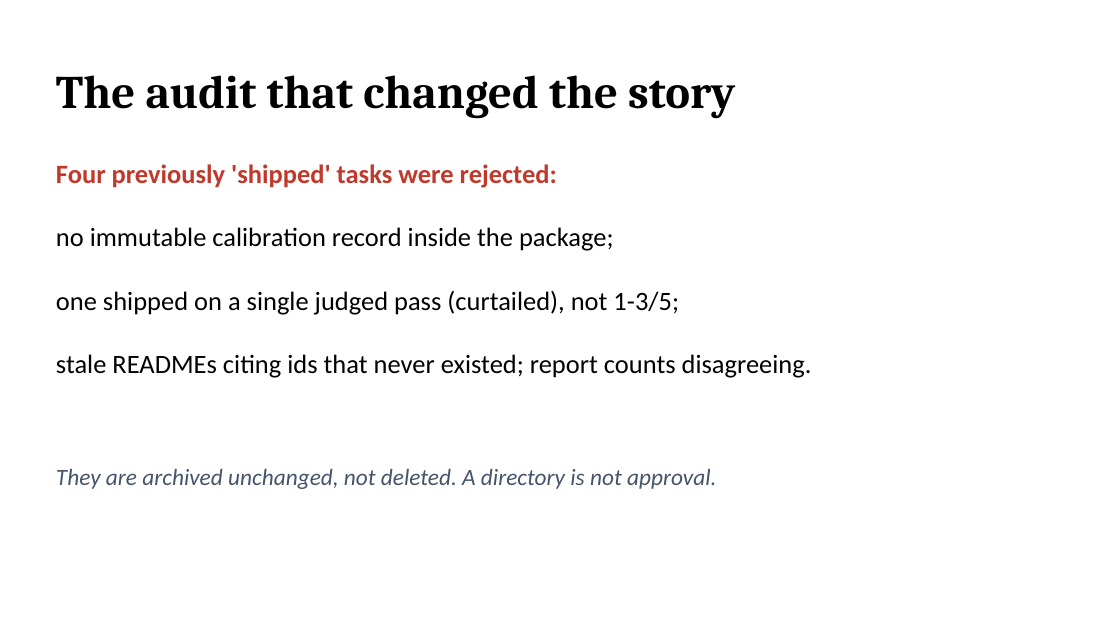
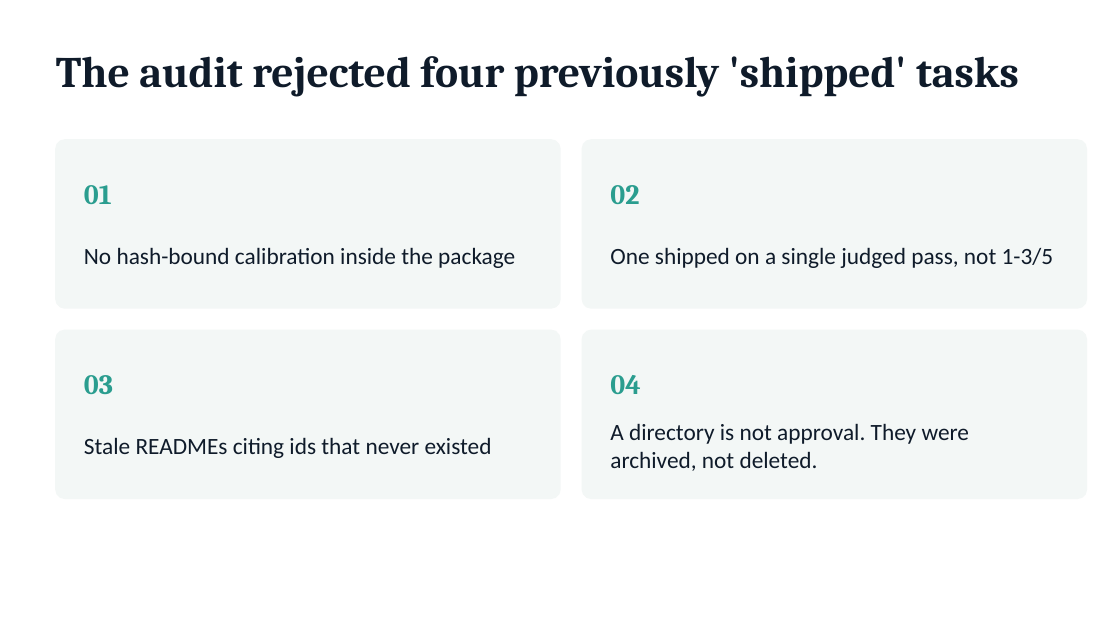
Before and after one commit to zignd/harbor-tbench-worktrial, a slide deck: slide 6 of docs/result/presentation.pptx (slide 7 before the commit). Drawn at 1120x630 pixels with LibreOffice and Linux fonts; fonts in the diff are those of the drawing. Boxes give left, top, right and bottom in pixels: in the first picture for what was removed or moved away, otherwise in the second. Text is boxed around its words. In the diff, an @@ line names an element or a change of style, - is before the commit and + after.

Commit message:
feat: redesign presentation deck around visual diagrams
- Replace text-heavy slides with banded 1-3/5 diagram, pipeline flow, bimodal bar chart, 5-trial strip and paired fact cards.
- Regenerate both presentation.pptx (pptxgenjs) and offline presentation.html from deck_data.json with styling for the new blocks.
- Commit the previously-untracked stretch C diversity evidence.

```diff
--- a/docs/result/presentation.pptx
+++ b/docs/result/presentation.pptx
@@ text at box(56, 56, 1019, 97): text changed; size 30 to 28 pt; text colour #000000 to #0F1B2A @@
-The audit that changed the story
+The audit rejected four previously 'shipped' tasks
@@ rounded rectangle added at box(56, 140, 560, 308), fill #F3F7F6, outline #F3F7F6 1 pt @@
@@ rounded rectangle added at box(582, 140, 1086, 308), fill #F3F7F6, outline #F3F7F6 1 pt @@
@@ text removed at box(56, 164, 812, 378) @@
-Four previously 'shipped' tasks were rejected:
-no immutable calibration record inside the package;
-one shipped on a single judged pass (curtailed), not 1-3/5;
-stale READMEs citing ids that never existed; report counts disagreeing.
@@ text added at box(84, 185, 112, 204), 18 pt, text #2A9D8F, bold @@
+01
@@ text added at box(610, 185, 639, 204), 18 pt, text #2A9D8F, bold @@
+02
@@ text added at box(84, 247, 515, 268), 15 pt, text #0F1B2A @@
+No hash-bound calibration inside the package
@@ text added at box(610, 247, 1054, 268), 15 pt, text #0F1B2A @@
+One shipped on a single judged pass, not 1-3/5
@@ rounded rectangle added at box(56, 330, 560, 498), fill #F3F7F6, outline #F3F7F6 1 pt @@
@@ rounded rectangle added at box(582, 330, 1086, 498), fill #F3F7F6, outline #F3F7F6 1 pt @@
@@ text added at box(84, 375, 113, 394), 18 pt, text #2A9D8F, bold @@
+03
@@ text added at box(610, 375, 640, 394), 18 pt, text #2A9D8F, bold @@
+04
@@ text added at box(84, 437, 492, 458), 15 pt, text #0F1B2A @@
+Stale READMEs citing ids that never existed
@@ text added at box(610, 423, 970, 471), 15 pt, text #0F1B2A @@
+A directory is not approval. They were archived, not deleted.
@@ text removed at box(56, 469, 716, 489) @@
-They are archived unchanged, not deleted. A directory is not approval.
```
Also in this commit, not shown: 5 other slides changed, 4 slides added, 5 slides removed, 2 other files.
